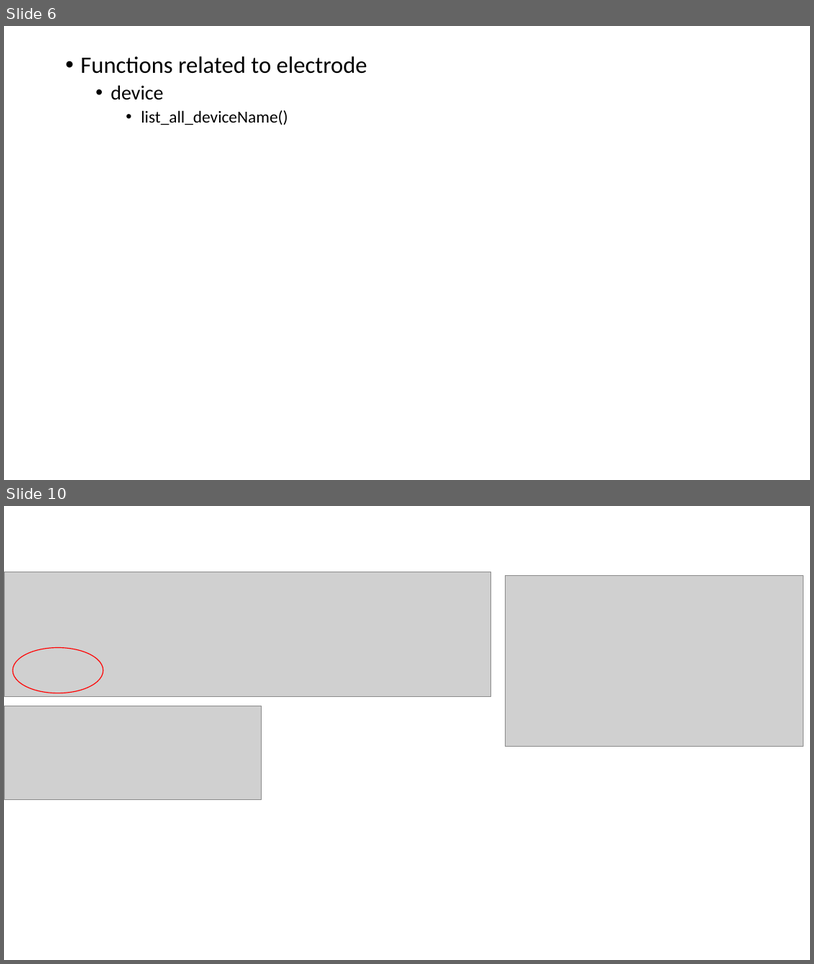
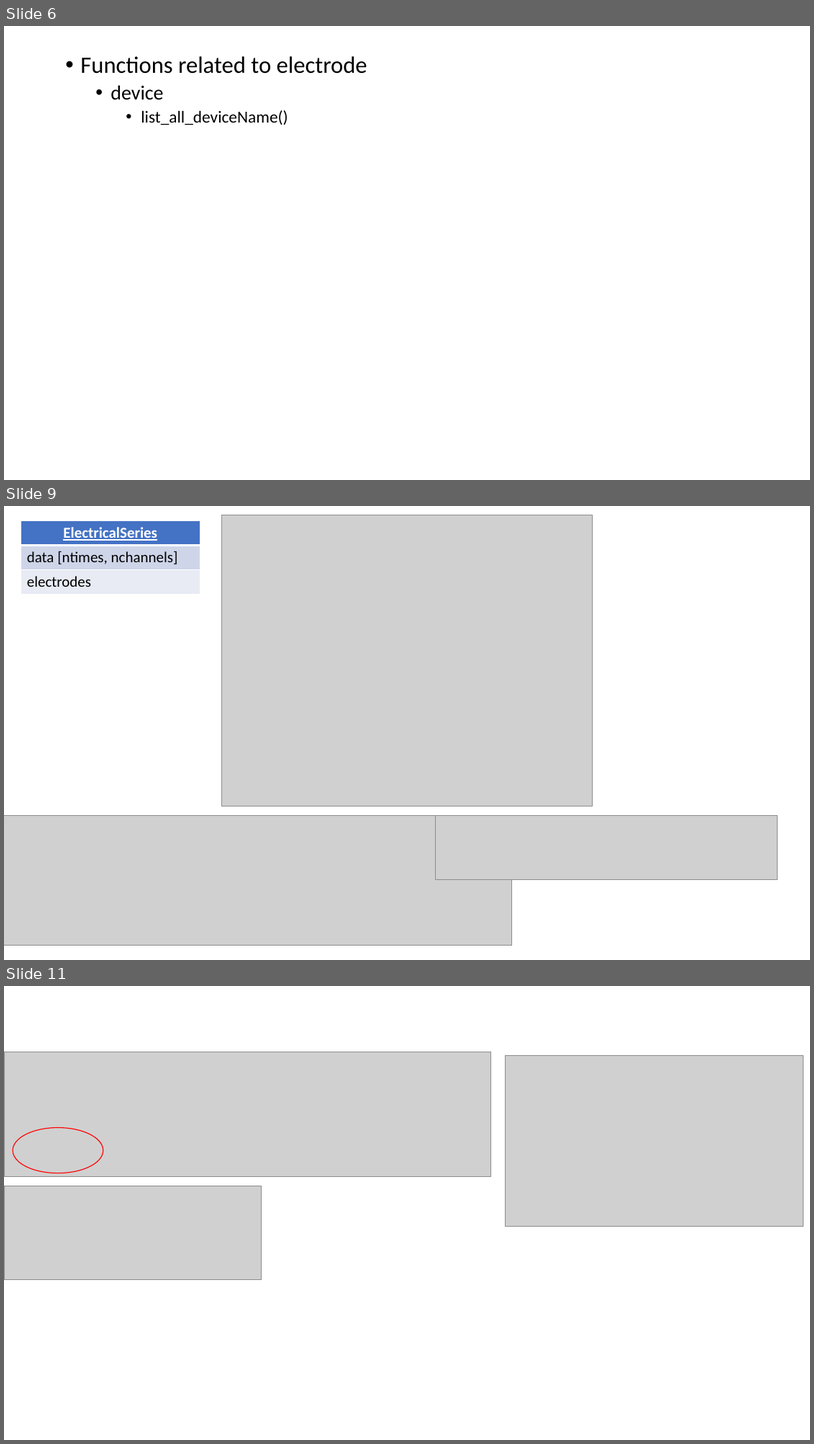
Before and after one commit to yangll0620/NMRCNWBStandardization, a slide deck: NWBUnderstanding.pptx. Shown one above the other, each under a label of ours: slides 6 and 10 before the commit, slides 6, 9 and 11 after it; the slides between them are not shown. The pictures are 814x964 and 814x1444 pixels, drawn with LibreOffice and Linux fonts; fonts in the diff are those of the drawing; grey boxes stand for pictures. Boxes give left, top, right and bottom in pixels: in the first picture for what was removed or moved away, otherwise in the second. Text is boxed around its words. In the diff, an @@ line names an element or a change of style, - is before the commit and + after.

Commit message:
electrial series first dim should be time

```diff
--- a/NWBUnderstanding.pptx
+++ b/NWBUnderstanding.pptx
@@ slide 9 added at [4, 506, 810, 960], background #FFFFFF @@
@@ table added at [21, 520, 200, 595], 3 rows, 1 columns @@
+ElectricalSeries
+data [ntimes, nchannels]
+electrodes
@@ picture added at [221, 515, 593, 806] @@
@@ picture added at [4, 815, 513, 945] @@
@@ picture added at [436, 815, 778, 879] @@
@@ what was slide 10 is now slide 11 @@
```
Also in this commit, not shown: 3 slides changed, 1 other slide added, 1 slide removed, 2 other files.
